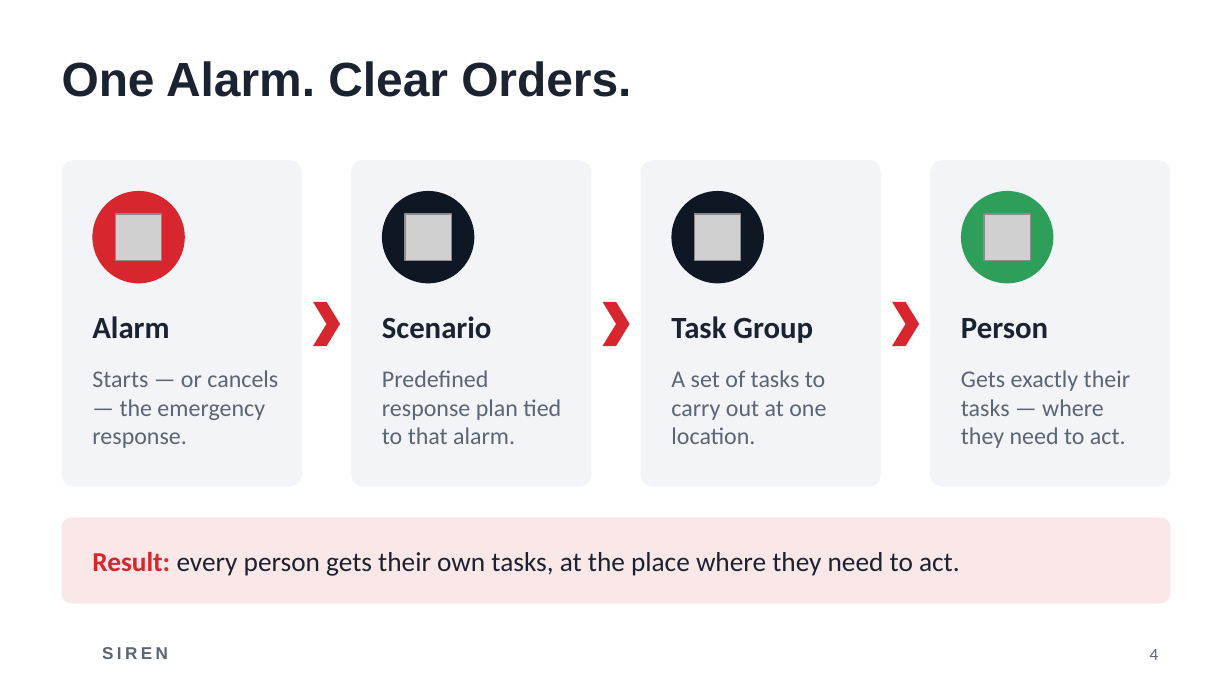
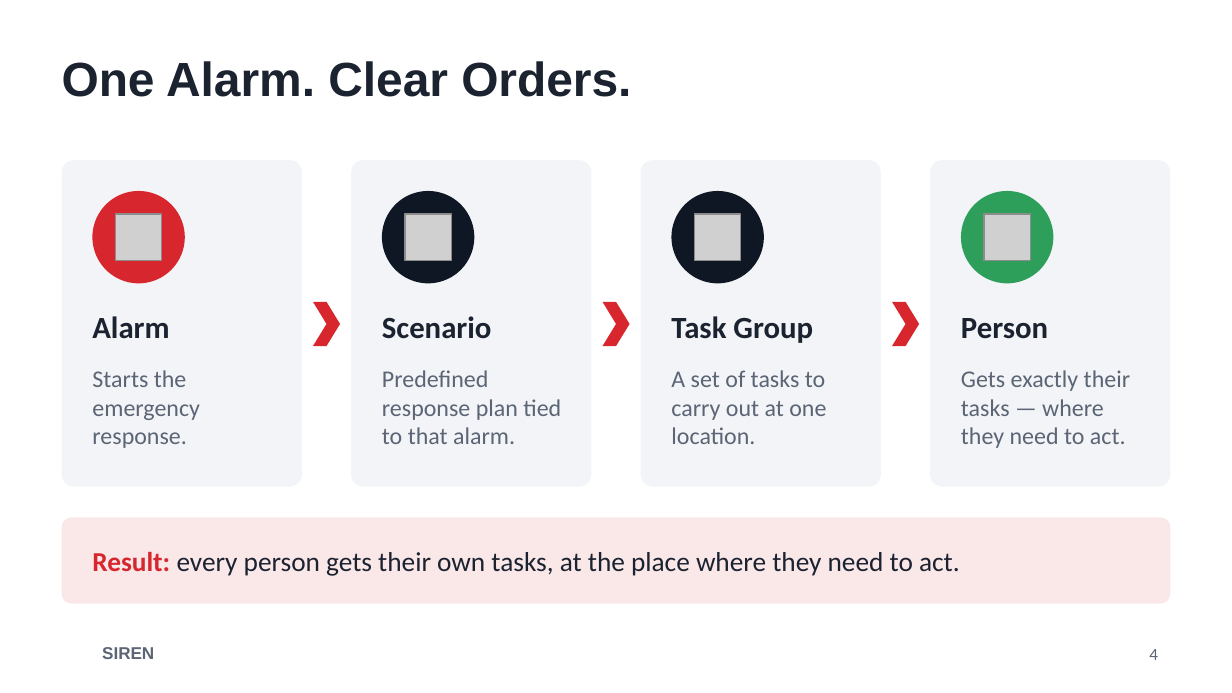
Before and after one commit to PW-ZGS/Wyjec, a slide deck: slide 4 of presentation.pptx. Drawn at 1232x693 pixels with LibreOffice and Linux fonts; fonts in the diff are those of the drawing; grey boxes stand for pictures; background and template pictures are left out. Boxes give left, top, right and bottom in pixels: in the first picture for what was removed or moved away, otherwise in the second. Text is boxed around its words. In the diff, an @@ line names an element or a change of style, - is before the commit and + after.

```diff
--- a/presentation.pptx
+++ b/presentation.pptx
@@ text at bbox=[92, 370, 200, 448]: text changed @@
-Starts — or cancels — the emergency response.
+Starts the emergency response.
@@ text "SIREN" at bbox=[102, 647, 154, 659]: letter spacing 2 to 0 pt @@
```
Also in this commit, not shown: 8 other slides changed, 1 slide removed.
